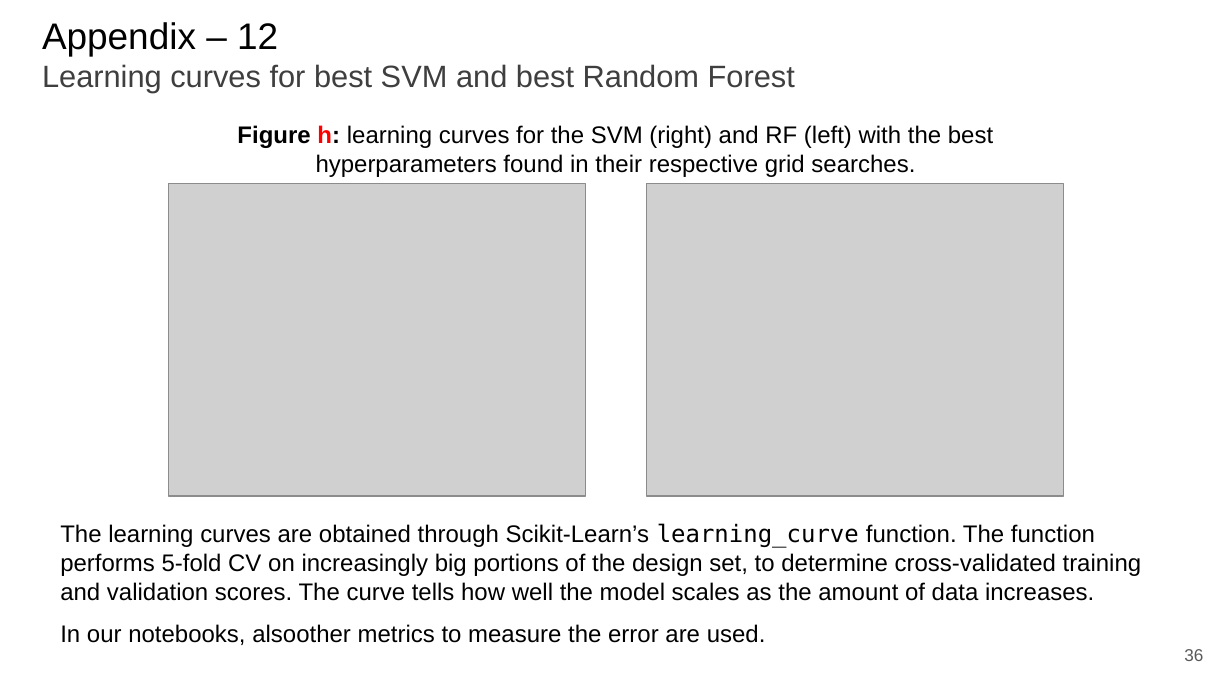
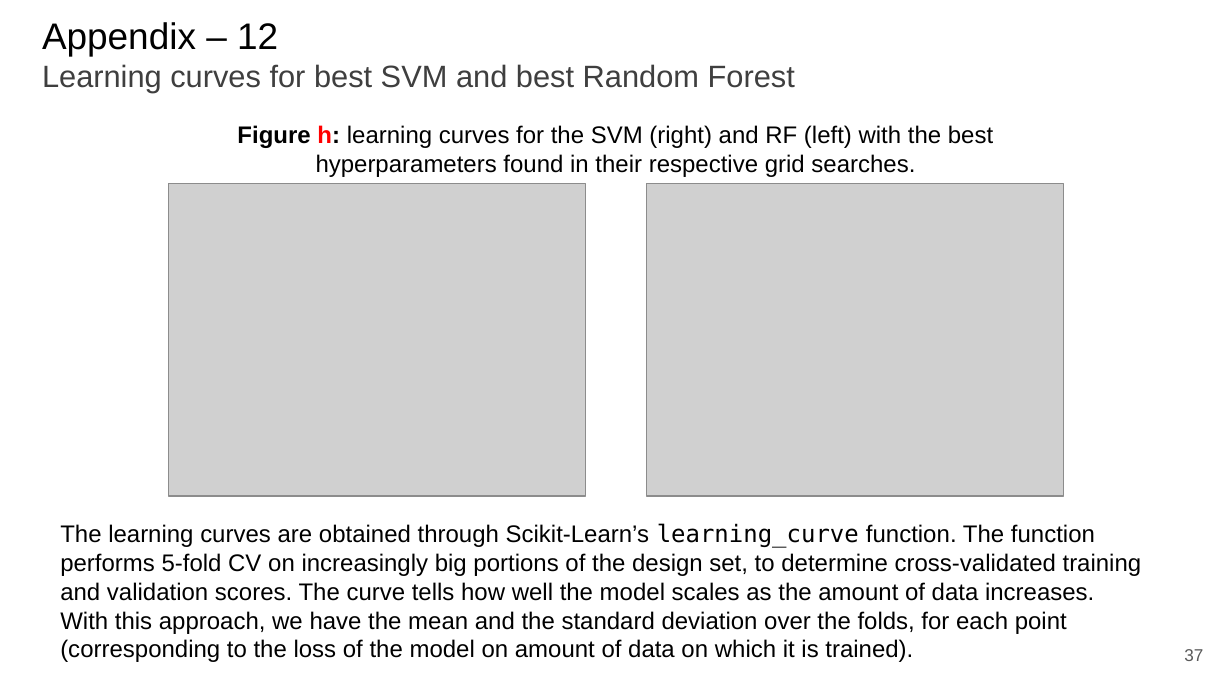
Before and after one commit to paolo-junior-mollica/machine-learning-project, a slide deck: slide 37 of relazione/ML-2023-PRJ-Slides-Demo.pptx (slide 36 before the commit). Drawn at 1232x693 pixels with LibreOffice and Linux fonts; fonts in the diff are those of the drawing; grey boxes stand for pictures. Boxes give left, top, right and bottom in pixels: in the first picture for what was removed or moved away, otherwise in the second. Text is boxed around its words. In the diff, an @@ line names an element or a change of style, - is before the commit and + after.

```diff
--- a/relazione/ML-2023-PRJ-Slides-Demo.pptx
+++ b/relazione/ML-2023-PRJ-Slides-Demo.pptx
@@ text at bbox=[60, 611, 1067, 662]: paragraph added @@
+With this approach, we have the mean and the standard deviation over the folds, for each point (corresponding to the loss of the model on amount of data on which it is trained).
@@ text removed at bbox=[60, 624, 766, 645] @@
-In our notebooks, alsoother metrics to measure the error are used.
@@ page number at bbox=[1184, 649, 1203, 661]: text changed @@
-36
+37
```
Also in this commit, not shown: 10 other slides changed, 1 slide added.
